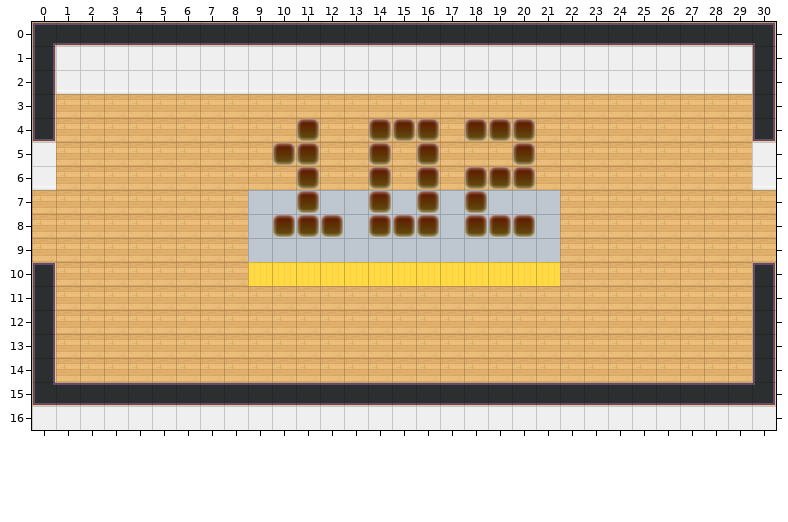
One commit to this Tiled map (JSON): dist/map/102.json. The first picture shows the starting point.
Cells are 32x32 px. Shown: x 0..30, y 0..16.
And afterwards:
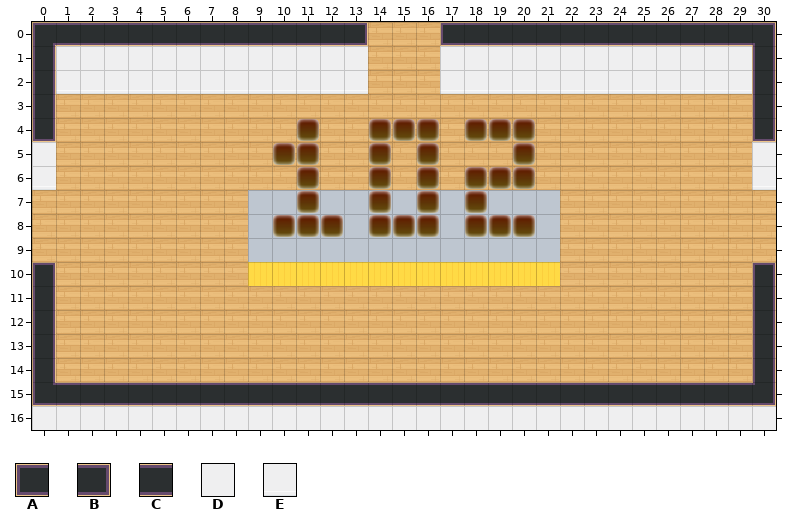
Key: from "tileset5_export": A 46, B 47, C 56, D 62, E 72.
_ is an empty cell, . an unchanged one.
Changes in this commit:
--- layer "walls"
@@ x 13..17 @@
- 0 CCCCC
- 1 .DDD.
- 2 .EEE.
+ 0 B___A
+ 1 .___.
+ 2 .___.
Where, in picture pixels (left, top, right, bottom), the same in both pictures:
changed: (365, 22, 443, 94)
